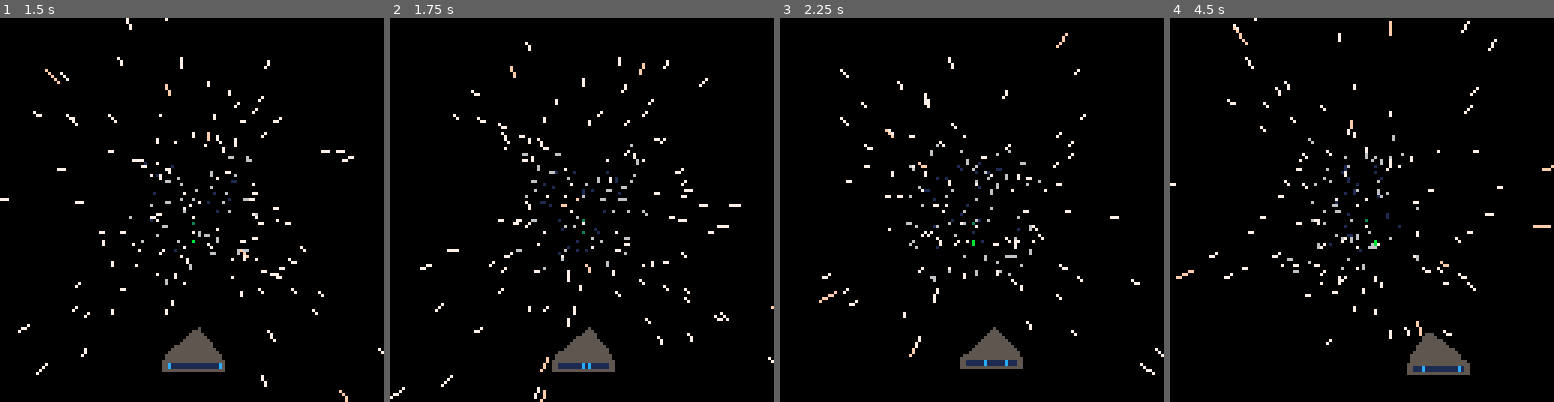
Above: before the commit, frames 1-4 (left to right).
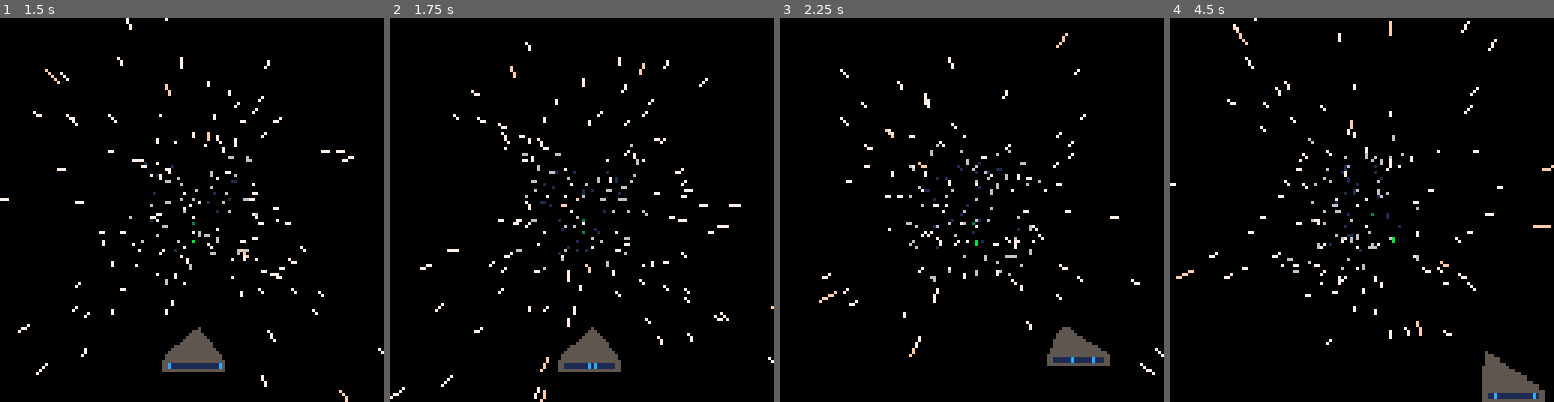
Above: after the commit, the same moments.

Repository: brxck/pico-starfinder
Game: PICO-8 cartridge starfield.p8
The game is run twice, just before and just after one commit, with the same random seed, the same clock (stepped at 60 frames per second) and the same inputs.
Inputs:
- Up to frame 1 (1.5 s): tap X (X key) at 0.33, 1.07 s; tap O (Z key) at 0.7 s
- Up to frame 2 (1.75 s): hold Right from 1.6 s (still down); tap O (Z key) at 1.7 s
- Up to frame 3 (2.25 s): tap X (X key) at 1.85 s; release Right at 2.1 s; tap O (Z key) at 2.1 s; hold Up from 2.15 s (still down)
- Up to frame 4 (4.5 s): release Up at 2.42 s; hold Right 2.47-3.03 s; tap O (Z key) every 0.4 s from 2.5 to 4.1 s; tap X (X key) at 2.97, 4.08 s; hold Left 3.08-3.58 s; hold Down 3.63-3.97 s; hold Right from 4.02 s (still down)

Frame 1 is identical in both runs. In frame 2, 0.4% of the frame differs, in the area x 42-61%, y 80-93%; in frame 3, 2.3%; in frame 4, 2.6%, in the area x 50-98%, y 50-100%.

Commit message:
Increase ship movement speed

Diff:
--- a/starfield.p8
+++ b/starfield.p8
@@ -53,28 +53,28 @@
 function move_ship()
 	-- thrust
 	if (btn(0)) then
-		ship.dx=max(ship.dx-0.01,-3)
+		ship.dx=max(ship.dx-0.05,-3)
 	elseif (btn(1)) then
-		ship.dx=min(ship.dx+0.01,3)
+		ship.dx=min(ship.dx+0.05,3)
 	end
 
 	if (btn(2)) then
-		ship.dy=max(ship.dy-0.01,-3)
+		ship.dy=max(ship.dy-0.05,-3)
 	elseif (btn(3)) then
-		ship.dy=min(ship.dy+0.01,3)
+		ship.dy=min(ship.dy+0.05,3)
 	end
 
 	-- revert to zero
 	if (not btn(0) and ship.dx<0) then
-		ship.dx+=0.01
+		ship.dx+=0.02
 	elseif (not btn(1) and ship.dx>0) then
-		ship.dx-=0.01
+		ship.dx-=0.02
 	end
 
 	if (not btn(2) and ship.dy<0) then
-		ship.dy+=0.01
+		ship.dy+=0.02
 	elseif (not btn(3) and ship.dy>0) then
-		ship.dy-=0.01
+		ship.dy-=0.02
 	end
 
 	ship.x=mid(ship.x+ship.dx,-60,60-ship.width)
